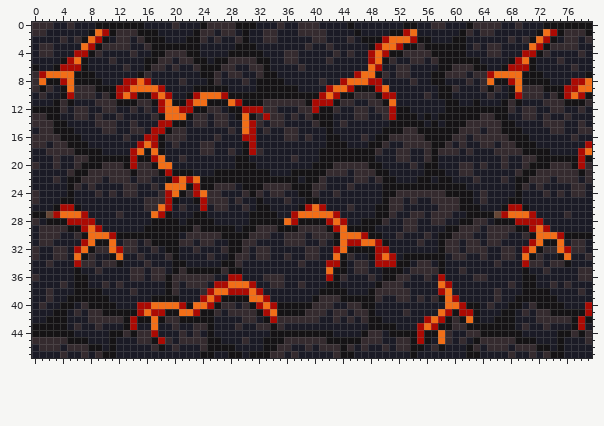
Edited in one commit: sprite sheet (Backgrounds/FlameBiomeUG1.png). Above is the file before it was changed.
The file is 160x96 pixels, drawn in blocks of 2x2; one block is one cell here.
And afterwards:
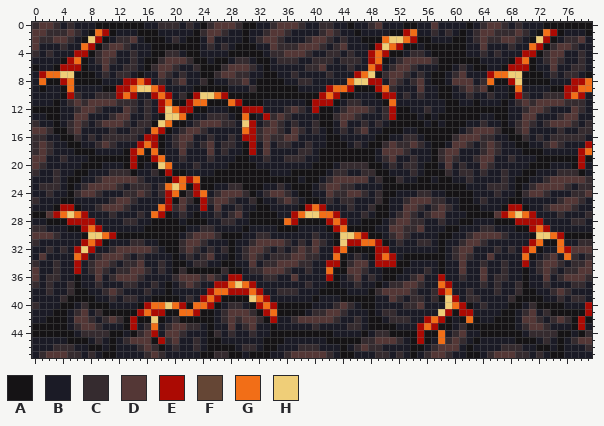
Palette (. is transparent): A #151315  B #1b1b26  C #352b2f  D #543736  E #ab0a03  F #654635  G #f26e17  H #efce78
Change:
Changed rows in their new state; - is an unchanged pixel.
first column x 0:
 0 -DDC--------------CC--C---DDDC----CDDD-BBCC-----CD-------DB----B-DDC------------
 1 DDCCCDC-----BBB----------DD-B-----DDC-BBB-DC-------------C-C--BCDDCCCDC-----BBB-
 2 DCCDDCB-H-----DB----C---BDB--B--CDDC---CDDC-CB----GHH----------CDCCDDCB-H-----DB
 3 DBB-C------DD---B--------C-C------DCCCDDDCBCD-----H----B-------BDBB-C------DD---
 4 CB--------DD---------B------------CCDDDC--C----------B--B-------CB--------DD----
 5 ---------CD---C----DDD------B--B---C----CC--CCC----BCDDDD----------------CD---C-
 6 ----------D---C---DD--------DDD-B-----BCCD---C-----CDDC-----B-B-----------D---C-
 7 B---HH----C-CC--B-DC-C-----DD-C-B----C----C-----H--DD--C---B-D-BB---HH----C-CC--
 8 B-----------------C-CD--C-B-CCD-------CC-B--B-HH---DC--D----DDD------H----------
 9 B-B---BBBB-----HH--------------C-------------------C---D----BCDCD-B---BBBB------
10 -B-----BBC-C---BB----C--HH--------------------BBB----C-CB-----C--------BBC-C---B
11 ----BCDCDDDDCCCB-B---------------BBBBBB-----B-C-BB------------------BCDCDDDDCCCB
12 ----B--DDCBB-D-----H-----BB------BB-CD-B---BCDDDCB------C-----------B--DDCBB-D--
13 BB----DD-B-CDD--CB-HH--BBC------B--DCB-BB--CDD-B----------------BB----DD-B-CDD--
14 -BB-BCDC--DDDCBCCAHG----DDD-C-H-BCD--C------D--C-C------------BB-BB-BCDC--DDDCBC
15 DD---CD---B------G--B-DDC---B---CDDCBDC-C---C-CD-----BB------B-DDD---CD---B-----
16 --BB--C-C-CCC-C----B-DD--CB-C---CDCCDD-B-------B---BB--B-----DDD--BB--C-C-CCC-C-
17 -DCBB--B-CDC---------DC--D-CC----D-CC--C------C----DC-D-B--BDDC--DCBB--B-CDC----
18 CD-BBB---B---A-------D--BD-CB---BD----CC---------BDDD---B--DD-B-CD-BBB---B------
19 DD-BC-BB-----------------C-------C--C-C-----------CDBBC-B-CDC--CDD-BC-BB--------
20 DC-B--B---BBB--AB-H----C----A--------------B-------C-C-----D--B-DC-B--B---BBB--B
21 C--C-B--BBB----BB-----B-------------------B---B-------C----C----C--C-B--BBB----B
22 -------BB-DDDDD-B------------------------BCDDDDD----C---------CB-------BB-DDDDD-
23 -CCC--BCDDDDCB-CCBC-H-----BB-C---BB-B---B-DDC--------------------CCC--BCDDDDCB-C
24 B-C---CDD--B---DC--------B-DDD--BCDDC---B-D-CDDC-C--BBB--BB-----B-C---CDD--B---D
25 -----------CDDC-BBB--DC---DDCB-C---CDC----C-CC---C-BBCDDD--BB--------------CDDC-
26 ---------CDDDC--BB--CD----DB-CB-----------------C--BBDDC-CD-B------------CDDDC--
27 --D--H-----CB--C-----C--B-C-CD---------HH------C---BCD-BCDDB------D--H-----CB--C
28 B------------CC----------B-CC---------------------BCDD-C-B-----BB------------CC-
29 C-BBB-----------------BBCCBBB--BBBB---BBBB---------DD--D-----BBBC-BBB-----------
30 DDD---B-HH-------------DDD----BB----BBB--BB-HH-----CDC--B---BB-DDDD---B-HH------
31 CBB------E-B-B-CBB----DD-B---BB-DDDD-B--D---H-------C---C--BBCDDCBB----------B-C
32 B-CB---HEBBCDDDDD----CD--C---B-DD--C-CD-D------------------B-DDBB-CB-----BB--DDD
33 BD-BB--EBCDDDC-----B--C-CD---B-D-BCC-DD------BC--------------DC-BD-BB---BCDB-C--
34 C-BC---B-DD-BCCDB-C----CC----B-D-CCDDD-C-----CDD-------BB----D--C-BC---B-DD-BCCD
35 D--C--E-CDC-CCDDCB-------------CCDDDC--C-----DD-------BB-B---D--D--C----CDC-CCDD
36 D-CC---B-D-CDDD--BBB-DDD-DC--------B-D------BCD-----BBCDB----C-BD-CC---B-D-CDDD-
37 C-C-BC-B-CB-BCC--C--BCD-B----H----BB--BC------C---B--DDC--------C-C-BC-B-CB-BCC-
38 -----C--BBCDC-B-C---B---B----------CCC------------DDDDC--C----C------C--BBCDC-B-
39 --B-C----BBC-CC-------C--------H---------BBB-----B-D-BC----H--CC--B-C----BBC-CC-
40 CB---------B---A---H-------B-CB---------BBBCD-B------CCD---H---BCB--------------
41 -------DB-----------------BCDDD--------B--DD--BB--CC-B----H----B-------DB-------
42 ------DD-B-D-----H-B-------CDCDDC--BB-DDDDD--BCB---CCC------B---------DD-B-D----
43 -------DD-------C--CDDC-B---DBCDBB-B----C----CC-------------B----------DD-------
44 -------CCCC--B--D--DD--B--C-C--C----------------B-C--------BCDBB-------CCCC--B--
45 BBBBB----C---CDDD---DBB-B-----B-----BBBBBB-------DDD-B------D---BBBBB----C---CDD
46 -BB-C-BB-------CD------CB-----CC---BB-C-CBBB-BCDCCB-BB----DDD--B-BB-C-BB-------C
47 -CDDDCCBCB------CDC-------CC------BBCDDDDDCB-----CC-C---CDDC-----CDDDCCBCB------
Boxes around the changes in both pictures, in picture pixels (x1, y1, x2, y2):
changed: (32, 22, 592, 358)
